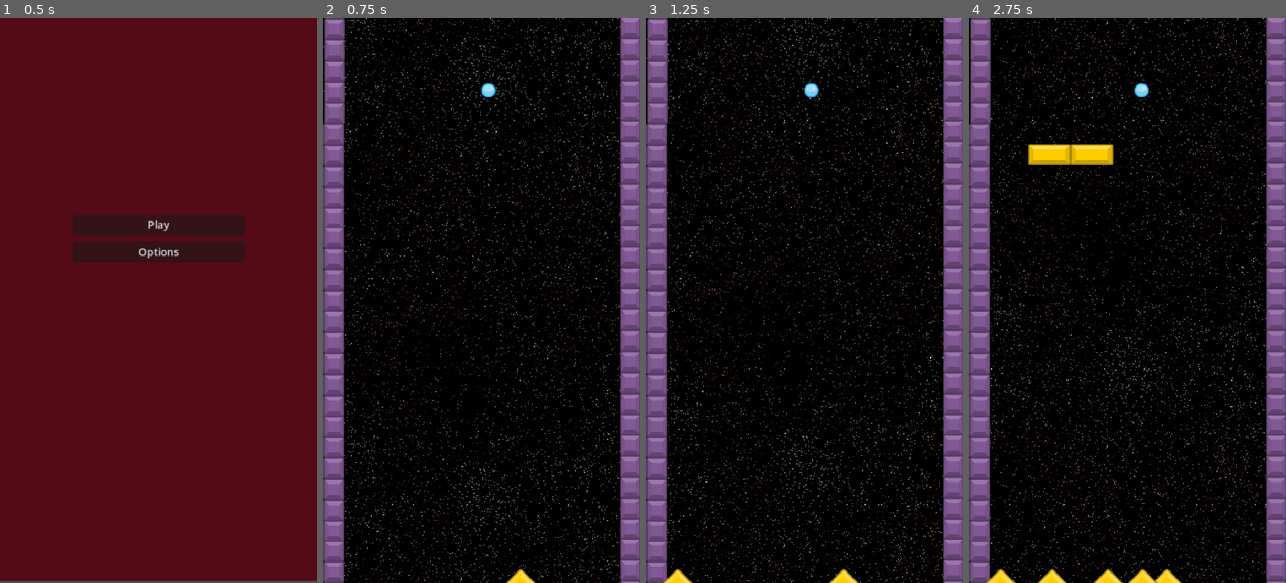
Above: before the commit, frames 1-4 (left to right).
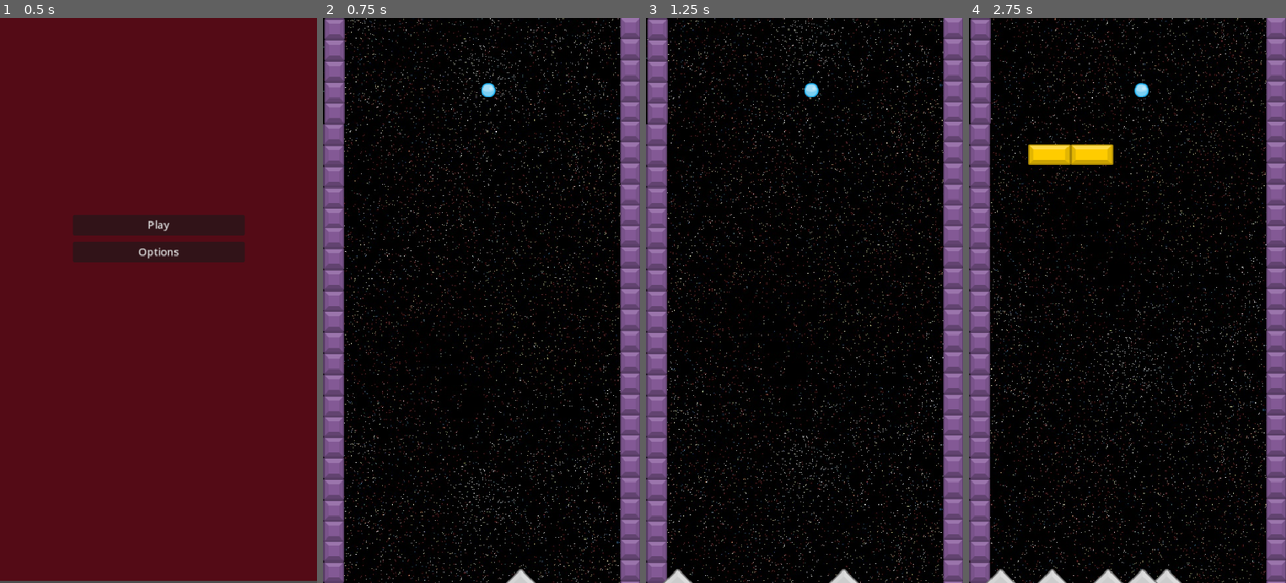
Above: after the commit, the same moments.

Repository: cauchomono/fallingball
Game: Godot game, scene res://main_menu.tscn
The game is run twice, just before and just after one commit, with the same random seed, the same clock (stepped at 60 frames per second) and the same inputs.
Inputs:
- Up to frame 1 (0.5 s): no input
- Up to frame 2 (0.75 s): click "Play" at 0.5 s
- Up to frame 3 (1.25 s): no input
- Up to frame 4 (2.75 s): tap Enter (ui_accept) at 1.25, 1.52, 2.27 s

Frame 1 is identical in both runs. In frame 2, 0.1% of the frame differs, in the area x 57-68%, y 97-100%; in frame 3, 0.3%; in frame 4, 0.6%, in the area x 5-68%, y 97-100%.

Commit message:
fix coin

Diff:
--- a/coin.tscn
+++ b/coin.tscn
@@ -1,17 +1,17 @@
 [gd_scene load_steps=4 format=3 uid="uid://cjrd76j1qp2d3"]
 
 [ext_resource type="Script" uid="uid://dnphwks4ow113" path="res://coin.gd" id="1_0t63x"]
-[ext_resource type="Texture2D" uid="uid://j00isxhvd1v6" path="res://firstTestResourses/element_yellow_diamond.png" id="1_d5gmh"]
+[ext_resource type="Texture2D" uid="uid://ddb8av5ofx4wl" path="res://firstTestResourses/element_grey_diamond.png" id="1_d5gmh"]
 
 [sub_resource type="RectangleShape2D" id="RectangleShape2D_0t63x"]
-size = Vector2(37.8888, 35.9469)
+size = Vector2(40.566, 40.9998)
 
-[node name="Area2D" type="Area2D"]
+[node name="Coin" type="Area2D"]
 script = ExtResource("1_0t63x")
 
 [node name="CollisionShape2D" type="CollisionShape2D" parent="."]
-position = Vector2(-0.363686, 0.179368)
-rotation = 0.722566
+position = Vector2(0.258829, -0.63526)
+rotation = 0.708604
 shape = SubResource("RectangleShape2D_0t63x")
 
 [node name="Sprite2D" type="Sprite2D" parent="."]
